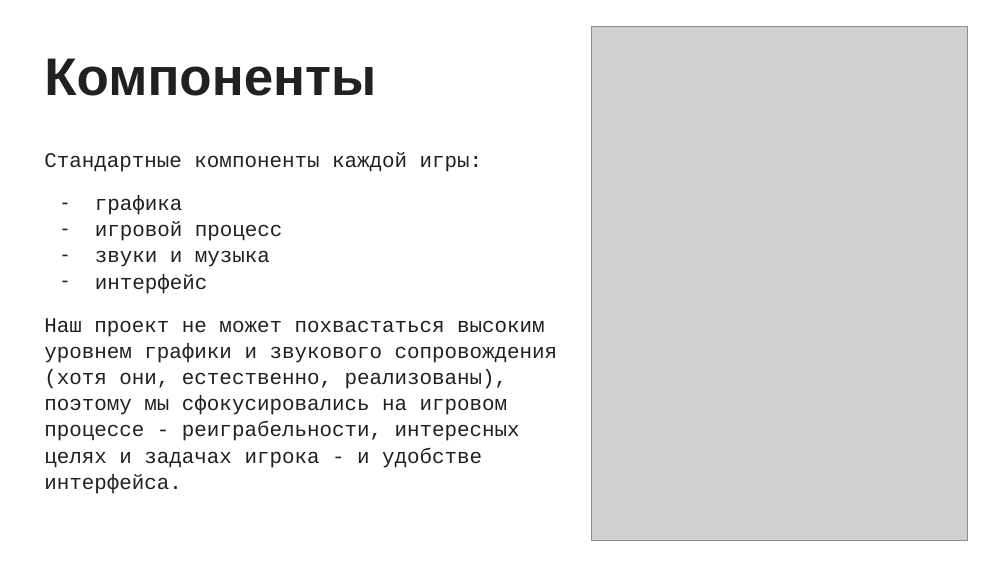
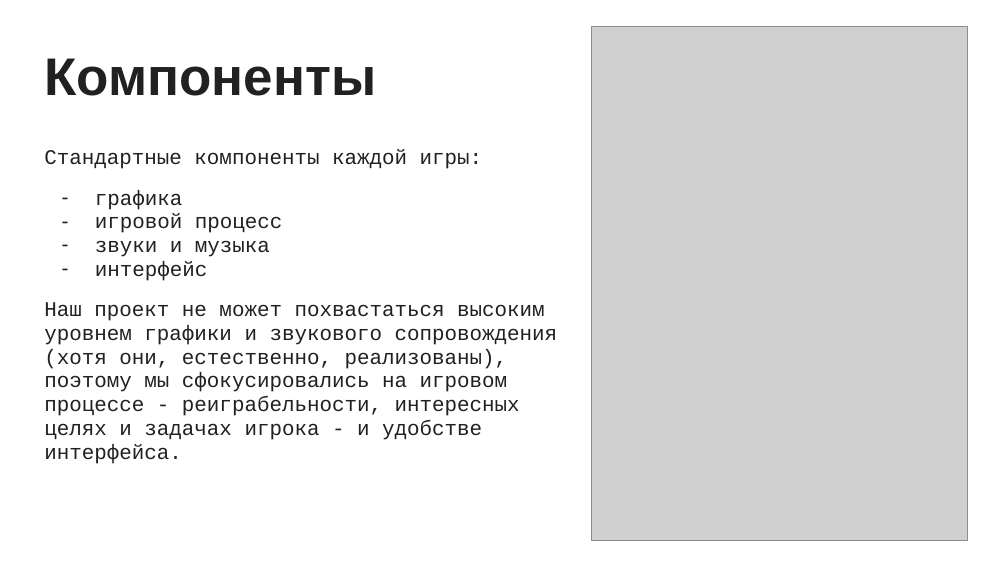
Before and after one commit to SyberiaK/spacewar, a slide deck: slide 3 of doc/Spacewar.pptx. Drawn at 1008x567 pixels with LibreOffice and Linux fonts; fonts in the diff are those of the drawing; grey boxes stand for pictures. Boxes give left, top, right and bottom in pixels: in the first picture for what was removed or moved away, otherwise in the second. Text is boxed around its words. In the diff, an @@ line names an element or a change of style, - is before the commit and + after.

```diff
--- a/doc/Spacewar.pptx
+++ b/doc/Spacewar.pptx
@@ text "Стандартные компоненты каждой игры:" at (x1=44, y1=149, x2=558, y2=464): line spacing 1.05 to 0.95 @@
```
Also in this commit, not shown: 2 other slides changed, 1 slide added.
